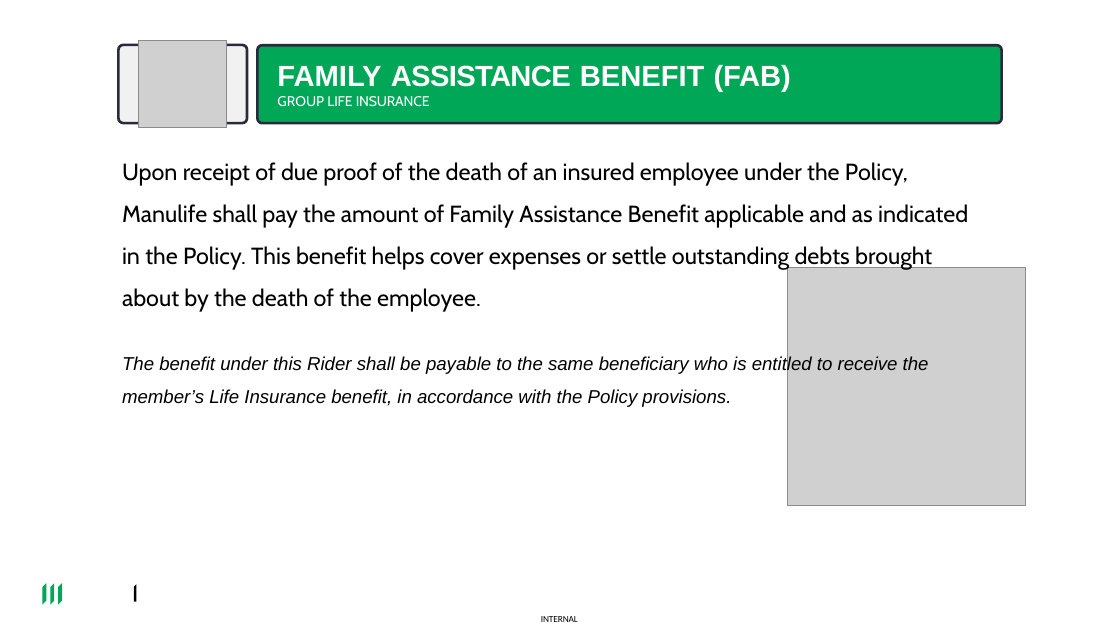
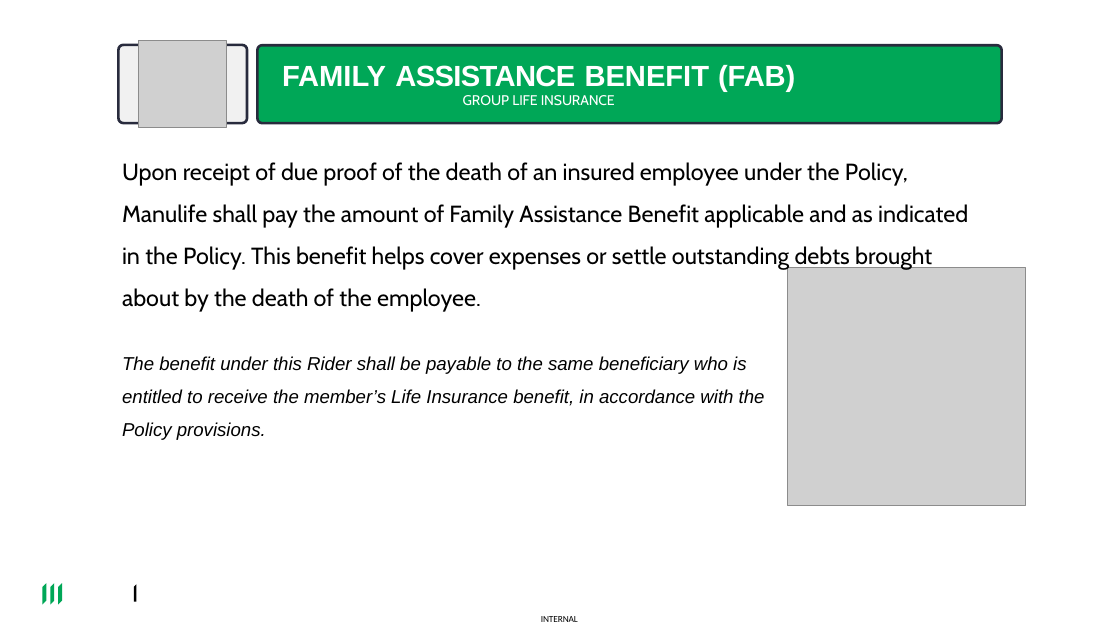
Before and after one commit to fogit-hd/NHOP, a slide deck: slide 15 of Data/AIPresenter/Input/pptx_file_here/FPT SOFTWARE PHILIPPINES CORP_2026_031926 .pptx. Drawn at 1120x630 pixels with LibreOffice and Linux fonts; fonts in the diff are those of the drawing; grey boxes stand for pictures; background and template pictures are left out. Boxes give left, top, right and bottom in pixels: in the first picture for what was removed or moved away, otherwise in the second. Text is boxed around its words. In the diff, an @@ line names an element or a change of style, - is before the commit and + after.

```diff
--- a/Data/AIPresenter/Input/pptx_file_here/FPT SOFTWARE PHILIPPINES CORP_2026_031926 .pptx
+++ b/Data/AIPresenter/Input/pptx_file_here/FPT SOFTWARE PHILIPPINES CORP_2026_031926 .pptx
@@ title at (282,65,795,106): text changed @@
-FAMILY ASSISTANCE BENEFIT (FAB)
-GROUP LIFE INSURANCE
+FAMILY ASSISTANCE BENEFIT (FAB)
+GROUP LIFE INSURANCE
@@ text at (122,356,765,440): text changed @@
-The benefit under this Rider shall be payable to the same beneficiary who is entitled to receive the member’s Life Insurance benefit, in accordance with the Policy provisions.
+The benefit under this Rider shall be payable to the same beneficiary who is
+entitled to receive the member’s Life Insurance benefit, in accordance with the
+Policy provisions.
```
Also in this commit, not shown: 26 other slides changed, 39 other files.
